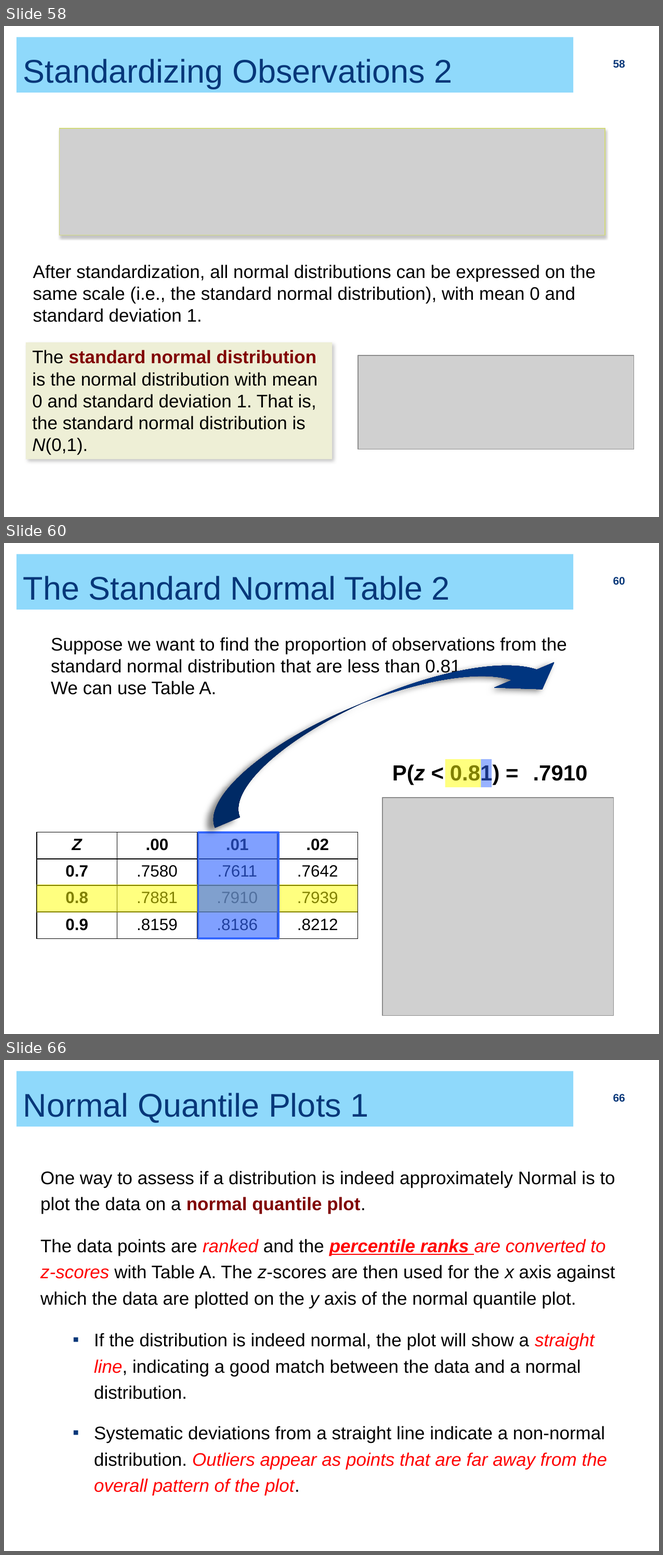
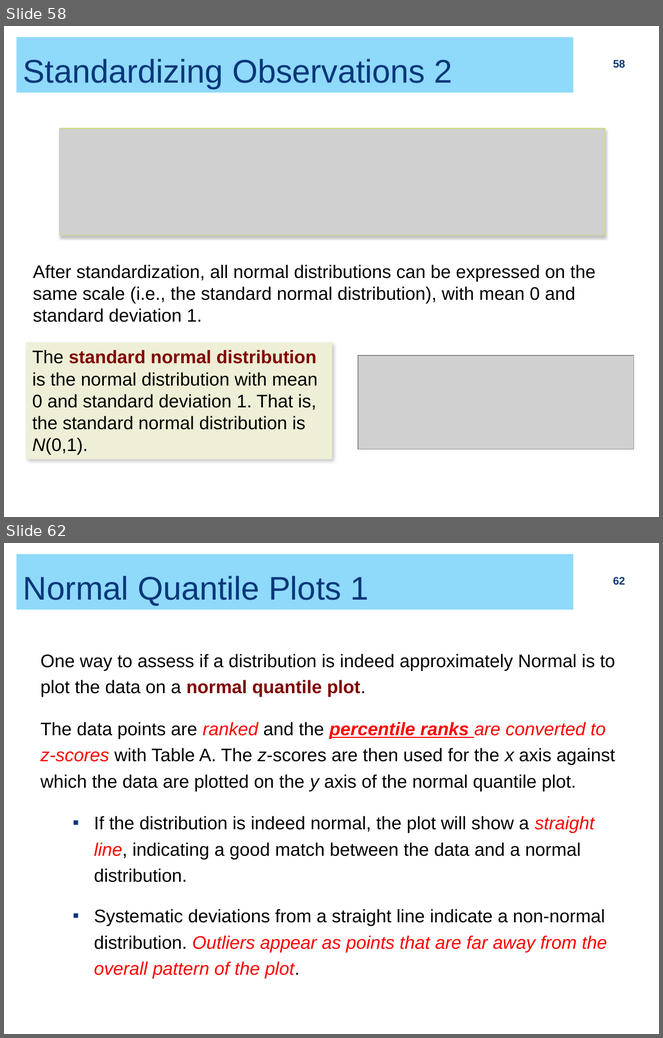
Before and after one commit to ZhiyangGeeZhou/ZhiyangGeeZhou.github.io, a slide deck: attach/UWM/UWM_PH702_2026Fall_Part01.pptx. Shown one above the other, each under a label of ours: slides 58, 60 and 66 before the commit, slides 58 and 62 after it; the slides between them are not shown. The pictures are 663x1555 and 663x1038 pixels, drawn with LibreOffice and Linux fonts; fonts in the diff are those of the drawing; grey boxes stand for pictures. Boxes give left, top, right and bottom in pixels: in the first picture for what was removed or moved away, otherwise in the second. Text is boxed around its words. In the diff, an @@ line names an element or a change of style, - is before the commit and + after.

```diff
--- a/attach/UWM/UWM_PH702_2026Fall_Part01.pptx
+++ b/attach/UWM/UWM_PH702_2026Fall_Part01.pptx
@@ slide 60 removed at bbox=[4, 543, 659, 1034], background #FFFFFF @@
@@ title removed at bbox=[16, 554, 573, 610] @@
-The Standard Normal Table 2
@@ page number removed at bbox=[613, 577, 625, 585] @@
-60
@@ curved up arrow removed at bbox=[193, 624, 572, 828] @@
@@ text removed at bbox=[51, 637, 567, 695] @@
-Suppose we want to find the proportion of observations from the standard normal distribution that are less than 0.81.
-We can use Table A.
@@ rectangle removed at bbox=[445, 759, 481, 787] @@
@@ rectangle removed at bbox=[481, 759, 491, 787] @@
@@ text removed at bbox=[392, 763, 500, 785] @@
-P(z < 0.81) =
@@ text removed at bbox=[533, 765, 588, 781] @@
-.7910
@@ picture removed at bbox=[383, 798, 614, 1016] @@
@@ table removed at bbox=[37, 833, 359, 939], 4 rows, 4 columns @@
-Z | .00 | .01 | .02
-0.7 | .7580 | .7611 | .7642
-0.8 | .7881 | .7910 | .7939
-0.9 | .8159 | .8186 | .8212
@@ rectangle removed at bbox=[198, 833, 279, 939] @@
@@ rectangle removed at bbox=[37, 885, 358, 913] @@
@@ what was slide 66 is now slide 62 @@
@@ page number at bbox=[613, 577, 625, 585]: text changed @@
-66
+62
```
Also in this commit, not shown: 2 slides changed, 1 slide added, 4 other slides removed.
